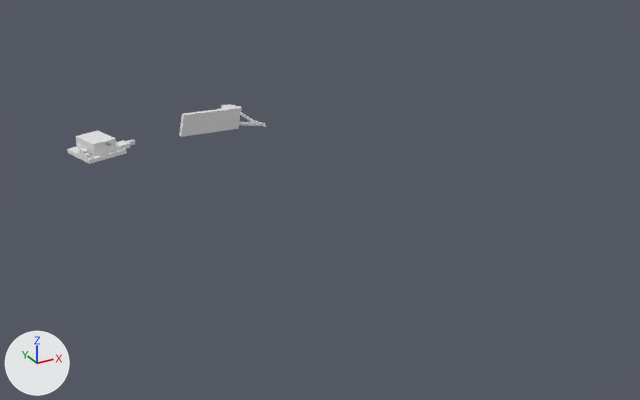
The FBX model BombRushMP.Editor/Assets/Xmas/xmas dream.fbx, before and after one commit.
Camera for both pictures: a camera (50 mm lens) standing at (-105.0, -250.5, 85.9) and looking at (-18.1, -92.5, 6.9). Arrows for +X, +Y and +Z are at lower left; the lights stay in place. Where no turn or scale is listed for an object, it has been applied to the vertices.

Names of what the first picture shows: 'dirt house dirt', 'stone block.001'.
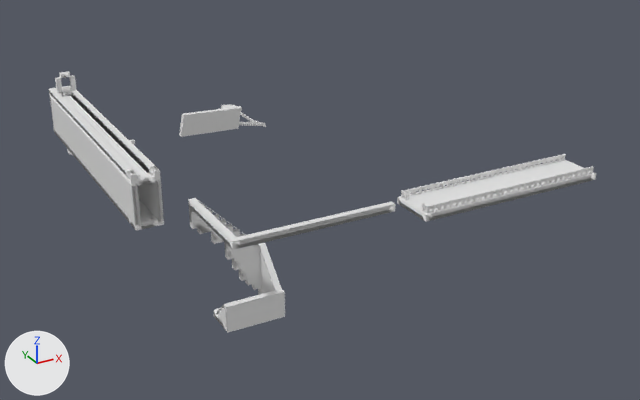
Where the change shows, as pixel boxes [x1, y1, x2, y2] in the pictures (640 x 400 px):
'dirt block.001', added
    after: [188, 200, 396, 332]
'stone block.002', added
    after: [49, 93, 164, 230]
'grass block.002', added
    after: [397, 159, 596, 222]
'stone roof', added
    after: [49, 86, 160, 186]
'rail straight.044', added
    after: [74, 107, 395, 313]
'fence block.004', added
    after: [401, 154, 594, 213]
'ice floor', added
    after: [139, 200, 159, 229]
'incomplete nether portal', added
    after: [55, 71, 77, 96]

What the commit changed:
Material 'BlockAtlasTransparent' (mat_blockatlastransparent) is new.
Its base color is (0.8, 0.8, 0.8) (white #e7e7e7).
Mesh me_cube_122 is new.
It has 512 vertices, 906 faces and spans x -0.5..30.5, y -3.5..3.5, z -0.5..0.5.
It uses material mat_blockatlas (white #e7e7e7).
Mesh me_cube_119 is new.
It has 254 vertices, 110 faces and spans x -23.5..0.5, y -0.5..85.5, z -16.4..0.6.
It uses material mat_blockatlas (white #e7e7e7).
Mesh me_cube_126 is new.
It has 42 vertices, 44 faces and spans x -1.5..2.5, y -0.5..0.5, z -0.5..4.5.
It uses material mat_blockatlas (white #e7e7e7).
Mesh me_cube_032 is new.
It has 2320 vertices, 4236 faces and spans x -4.5..0.5, y -56.5..0.5, z -0.5..8.5.
It uses material mat_blockatlas (white #e7e7e7).
Mesh me_cube_124 is new.
It has 816 vertices, 1327 faces and spans x -1.5..3.5, y -0.5..56.5, z -0.5..1.5.
It uses material mat_blockatlas (white #e7e7e7).
Mesh me_cube_120 is new.
It has 508 vertices, 760 faces and spans x -2.5..21.5, y -12.5..2.5, z -0.5..17.5.
It uses material mat_blockatlas (white #e7e7e7).
Mesh me_cube_123 is new.
It has 1824 vertices, 1416 faces and spans x -0.2..30.2, y -6.2..0.2, z -0.5..0.6.
It uses material mat_blockatlas (white #e7e7e7).
Mesh me_cube_031 is new.
It has 464 vertices, 744 faces and spans x -1.5..1.5, y -56.5..0.5, z -0.5..0.5.
It uses material mat_blockatlastransparent (white #e7e7e7).
Object 'grass block.002' (ob_grass_block_002) is new; it shows me_cube_122.
Its location is (-39.5, -158.5, 35.5).
Object 'rail straight.044' (ob_rail_straight_044) is new; it shows me_cube_119.
Its location is (-43.5, -158.5, 36.5).
Object 'incomplete nether portal' (ob_incomplete_nether_portal) is new; it shows me_cube_126.
Its location is (-64.5, -63.5, 30.5).
Object 'stone block.002' (ob_stone_block_002) is new; it shows me_cube_032.
Its location is (-62.5, -60.5, 21.5).
Object 'stone roof' (ob_stone_roof) is new; it shows me_cube_124.
Its location is (-65.5, -116.5, 29.5).
Object 'dirt block.001' (ob_dirt_block_001) is new; it shows me_cube_120.
Its location is (-64.5, -146.5, 19.5).
Object 'fence block.004' (ob_fence_block_004) is new; it shows me_cube_123.
Its location is (-39.5, -155.5, 36.5).
Object 'ice floor' (ob_ice_floor) is new; it shows me_cube_031.
Its location is (-64.5, -60.5, 21.5).
